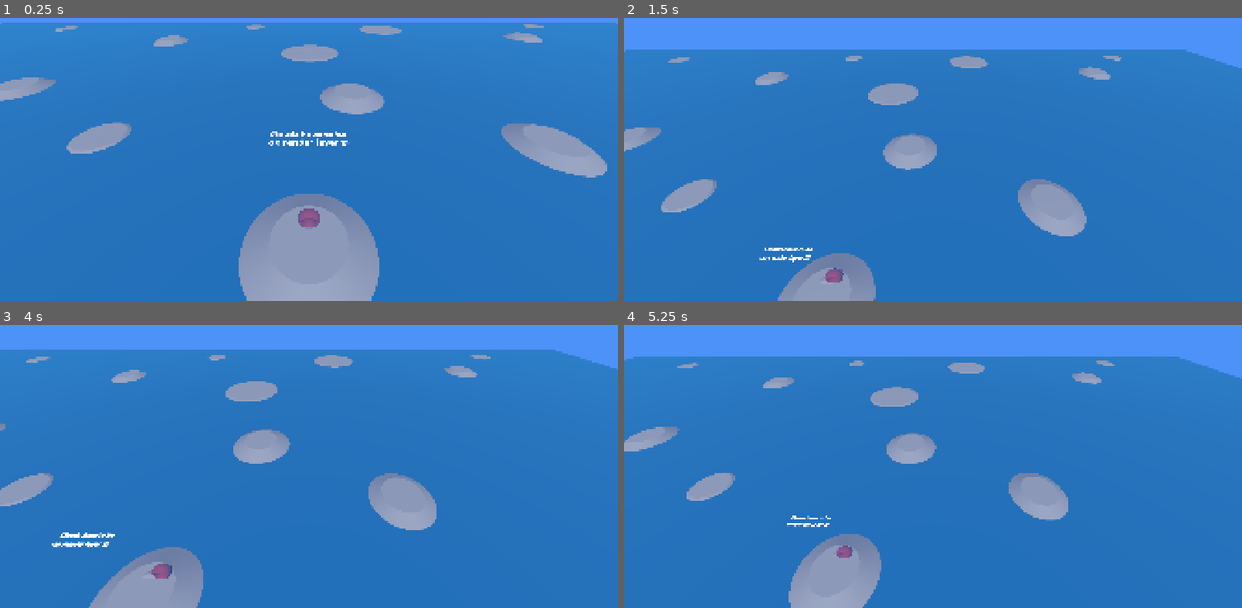
Above: before the commit, frames 1-4 (two rows, left to right).
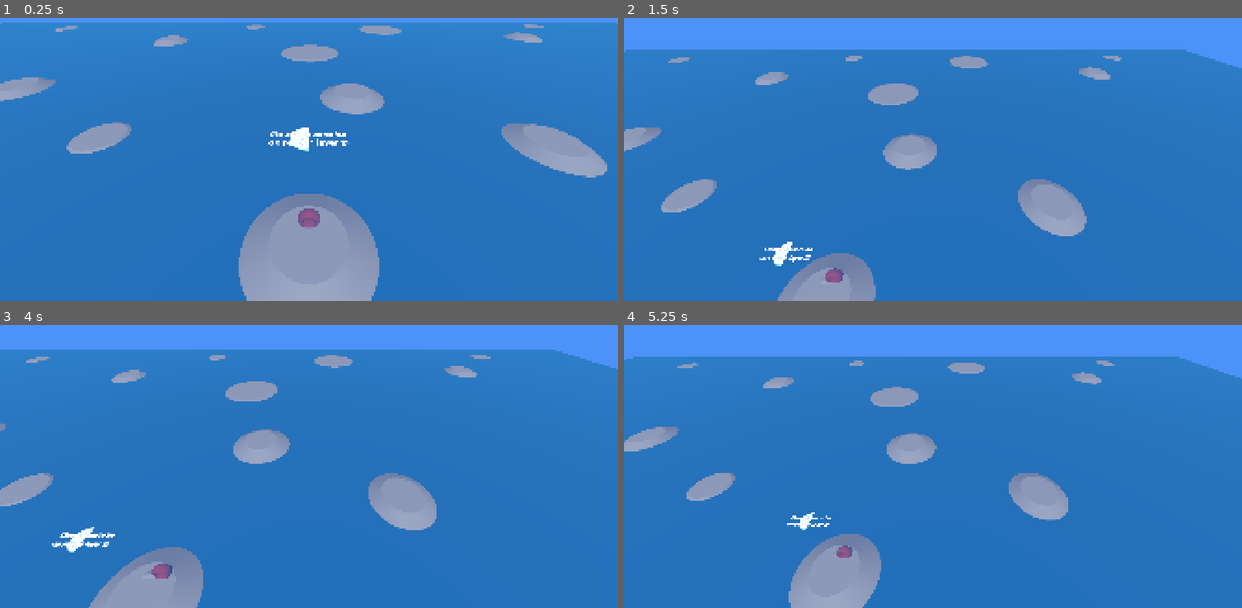
Above: after the commit, the same moments.

Repository: the-shipwrights/the-shipyard
Game: Godot game, scene res://playscenes/cloud_test_scene.tscn
Same seed, same stepped clock (60 frames per second), same inputs: the game is played once before the commit and once after it. This scene is started directly instead of the project's main scene.
Inputs (mouse positions are in pixels of both pictures, inside the frame that each line leads up to):
- Up to frame 1 (0.25 s): no input
- Up to frame 2 (1.5 s): tap Enter at 0.5 s; move the mouse to (1068, 111) at 0.52 s; hold D 0.53-1.25 s; hold E 0.53-1.25 s; click (1068, 111) at 0.67 s; tap Space at 0.77 s; drag from (809, 145) to (902, 196) at 1.27 s
- Up to frame 3 (4 s): tap Space at 2, 3.77 s; move the mouse to (370, 358) at 2.02 s; hold D 2.03-2.75 s; hold Ctrl 2.03-2.75 s; drag from (278, 503) to (123, 381) at 2.77 s; tap Enter at 3.5 s; move the mouse to (494, 486) at 3.52 s; hold A from 3.53 s (still down); hold E from 3.53 s (still down)
- Up to frame 4 (5.25 s): release A at 4.25 s; release E at 4.25 s; drag from (747, 381) to (840, 347) at 4.27 s; tap Space at 5 s; move the mouse to (963, 435) at 5.02 s; hold S from 5.03 s (still down); hold Ctrl from 5.03 s (still down); click (963, 435) at 5.17 s

The runs differ from the first frame. In frame 1, 0.1% of the frame differs, in the area x 47-50%, y 38-48%; in frame 2, 0.1%; in frame 3, 0.1%; in frame 4, less than 0.1%.

Commit message:
Add basic shader script

Diff:
--- /dev/null
+++ b/simulation/server/assets/shaders/cloud.gdshader
@@ -0,0 +1,27 @@
+shader_type spatial;
+
+uniform sampler2D image : source_color;
+
+void vertex() {
+	// Called for every vertex the material is visible on.
+}
+
+void fragment() {
+	ivec2 imageSize = textureSize(image, 0);
+	// vec2 pos = vec2(UV.x * float(imageSize.x), UV.y * float(imageSize.y));
+	if (UV.x > 0.5) {
+		ALPHA = 0.0;
+	}
+	else {
+		vec2 pos = vec2(UV.x, UV.y);
+		vec4 rgba = texture(image, pos, 0);
+		vec3 srgb = rgba.rgb;
+		ALBEDO = srgb;
+		ALPHA  = rgba[3];
+	}
+}
+
+//void light() {
+//	// Called for every pixel for every light affecting the material.
+//	// Uncomment to replace the default light processing function with this one.
+//}
--- a/simulation/server/packedscenes/clouds.tscn
+++ b/simulation/server/packedscenes/cloud.tscn
@@ -1,4 +1,6 @@
 [gd_scene format=3 uid="uid://x17nnuoxnafl"]
+
+[ext_resource type="QuadMesh" uid="uid://c8b2pqj5iecng" path="res://packedscenes/cloud_particle.tres" id="1_6t0eo"]
 
 [sub_resource type="StandardMaterial3D" id="StandardMaterial3D_kexmb"]
 shading_mode = 0
@@ -16,3 +18,7 @@
 transform = Transform3D(1, 0, 0, 0, -4.371139e-08, 1, 0, -1, -4.371139e-08, 0, 0, 0)
 layers = 2
 mesh = SubResource("TextMesh_m6kmv")
+
+[node name="MeshInstance3D" type="MeshInstance3D" parent="." unique_id=893149861]
+transform = Transform3D(1, 0, 0, 0, -4.371139e-08, 1, 0, -1, -4.371139e-08, 0, 0, 0)
+mesh = ExtResource("1_6t0eo")
--- /dev/null
+++ b/simulation/server/packedscenes/cloud_particle.tres
@@ -0,0 +1,12 @@
+[gd_resource type="QuadMesh" format=3 uid="uid://c8b2pqj5iecng"]
+
+[ext_resource type="Shader" uid="uid://lk06fyck5r8n" path="res://assets/shaders/cloud.gdshader" id="1_27e6r"]
+[ext_resource type="Texture2D" uid="uid://bykalixh4ua51" path="res://assets/textures/cloud_particle.png" id="2_27e6r"]
+
+[sub_resource type="ShaderMaterial" id="ShaderMaterial_27e6r"]
+render_priority = 0
+shader = ExtResource("1_27e6r")
+shader_parameter/image = ExtResource("2_27e6r")
+
+[resource]
+material = SubResource("ShaderMaterial_27e6r")
--- a/simulation/server/playscenes/cloud_test_scene.tscn
+++ b/simulation/server/playscenes/cloud_test_scene.tscn
@@ -1,7 +1,7 @@
 [gd_scene format=3 uid="uid://c5ca2hs6laa2r"]
 
 [ext_resource type="Script" uid="uid://didog8mf7u27r" path="res://scripts/camera_controller.gd" id="1_xqcjc"]
-[ext_resource type="PackedScene" uid="uid://x17nnuoxnafl" path="res://packedscenes/clouds.tscn" id="2_f5u4c"]
+[ext_resource type="PackedScene" uid="uid://x17nnuoxnafl" path="res://packedscenes/cloud.tscn" id="2_f5u4c"]
 [ext_resource type="Script" uid="uid://dt3gs4pofh84v" path="res://assets/shaders/post_process_shader.gd" id="2_r58rt"]
 
 [sub_resource type="CompositorEffect" id="CompositorEffect_tiej0"]
Not shown, added: simulation/server/assets/shaders/cloud.gdshader.uid
Binary file added: simulation/server/assets/textures/cloud_particle.png
Not shown, added: simulation/server/assets/textures/cloud_particle.png.import
Binary file added: simulation/server/assets/textures/cloud_test.png
Not shown, added: simulation/server/assets/textures/cloud_test.png.import
